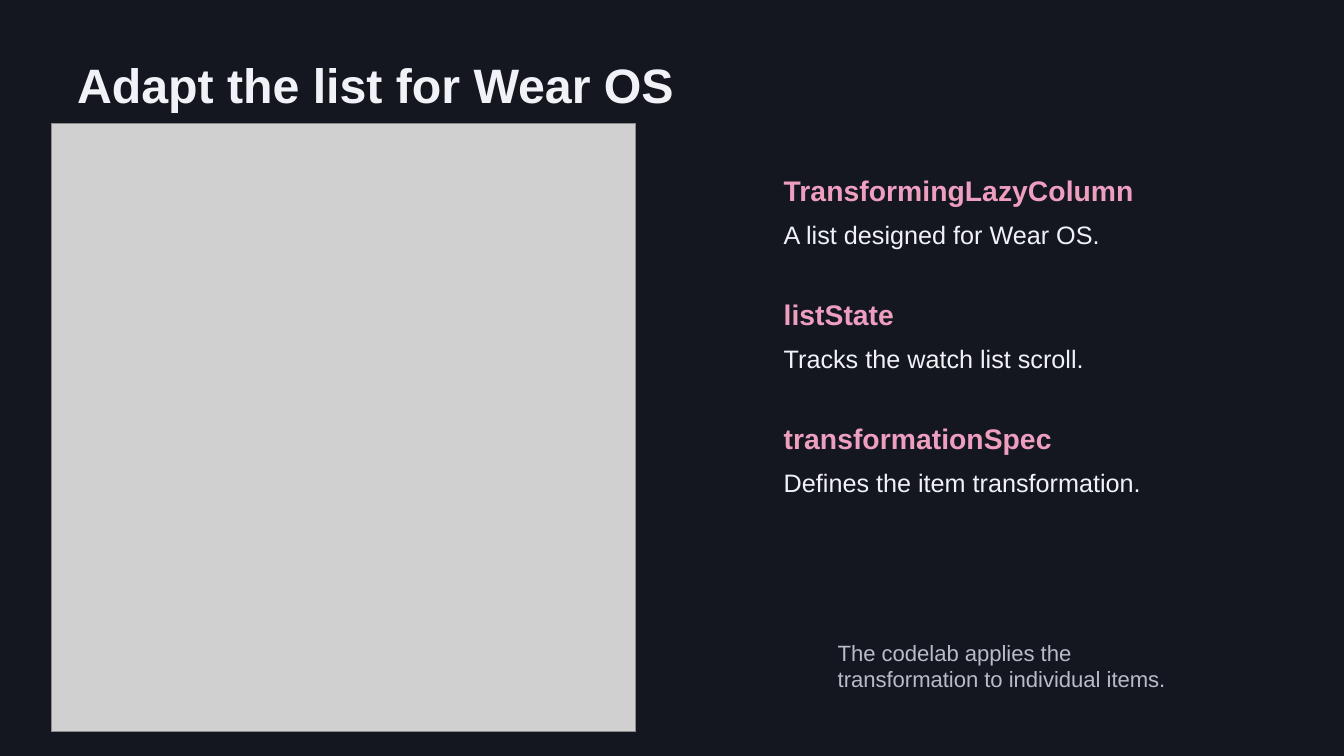
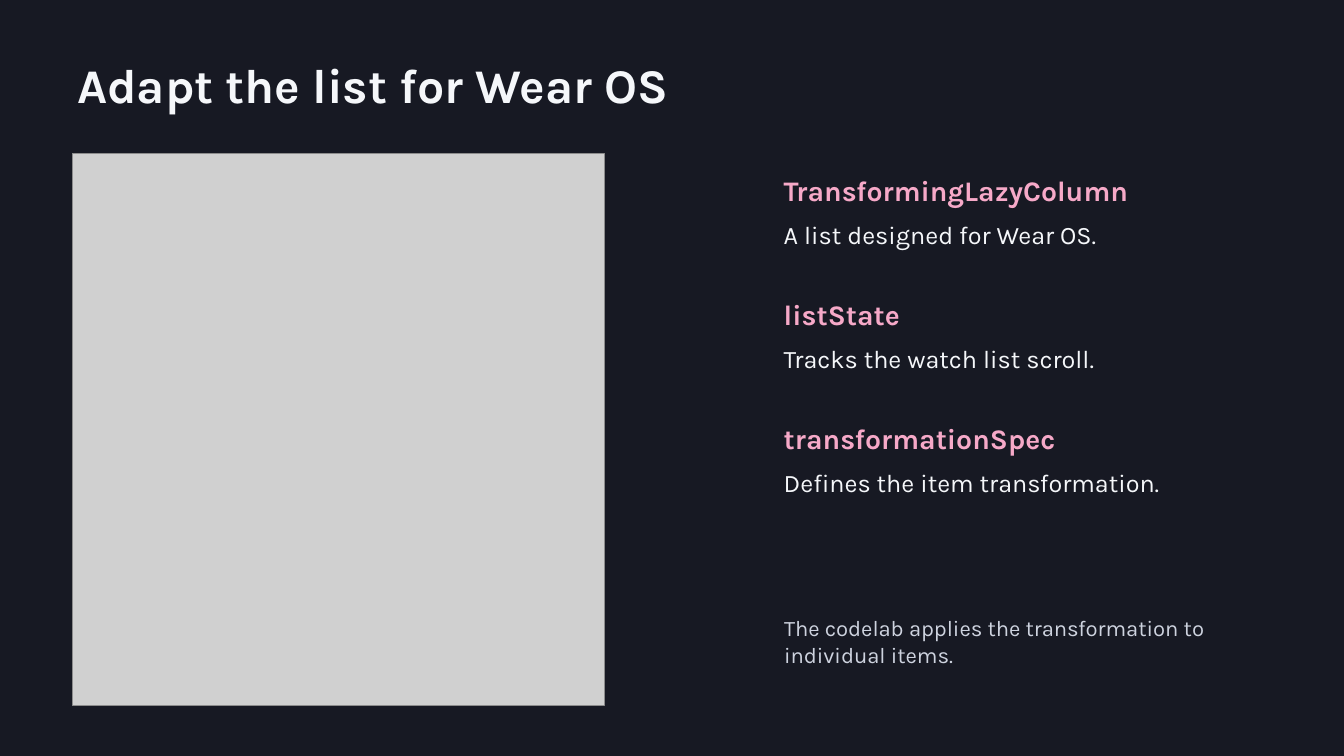
Before and after one commit to ms-Maryna/WearableAppDev, a slide deck: slide 10 of docs/slides/Wearable-App-Development.pptx (slide 5 before the commit). Drawn at 1344x756 pixels with LibreOffice and Linux fonts; fonts in the diff are those of the drawing; grey boxes stand for pictures. Boxes give left, top, right and bottom in pixels: in the first picture for what was removed or moved away, otherwise in the second. Text is boxed around its words. In the diff, an @@ line names an element or a change of style, - is before the commit and + after.

```diff
--- a/docs/slides/Wearable-App-Development.pptx
+++ b/docs/slides/Wearable-App-Development.pptx
@@ background #151720 to #171923 @@
@@ picture: place and size @@
-picture at [51,124,636,732]
+picture at [73,153,604,706]
@@ font Arial to Karla, text colour #EE9EBF to #F6A9C8 in 3 elements at [784,181,1128,208], [784,305,900,326], [784,429,1056,456] @@
@@ font Arial to Karla, text colour #F1F2F7 to #F5F7FA in 4 elements at [77,68,668,115], [784,226,1096,250], [784,350,1094,369], [784,474,1159,493] @@
@@ text "The codelab applies the transformation ...": place and size @@
-text "The codelab applies the transformation ..." at [838,645,1166,687]
+text "The codelab applies the transformation ..." at [784,621,1204,664]
@@ text "The codelab applies the transformation ..." at [784,621,1204,664]: font Arial to Karla, text colour #B9BBC8 to #CED3DF @@
```
Also in this commit, not shown: 14 other slides changed, 7 slides added, 6 other files.
